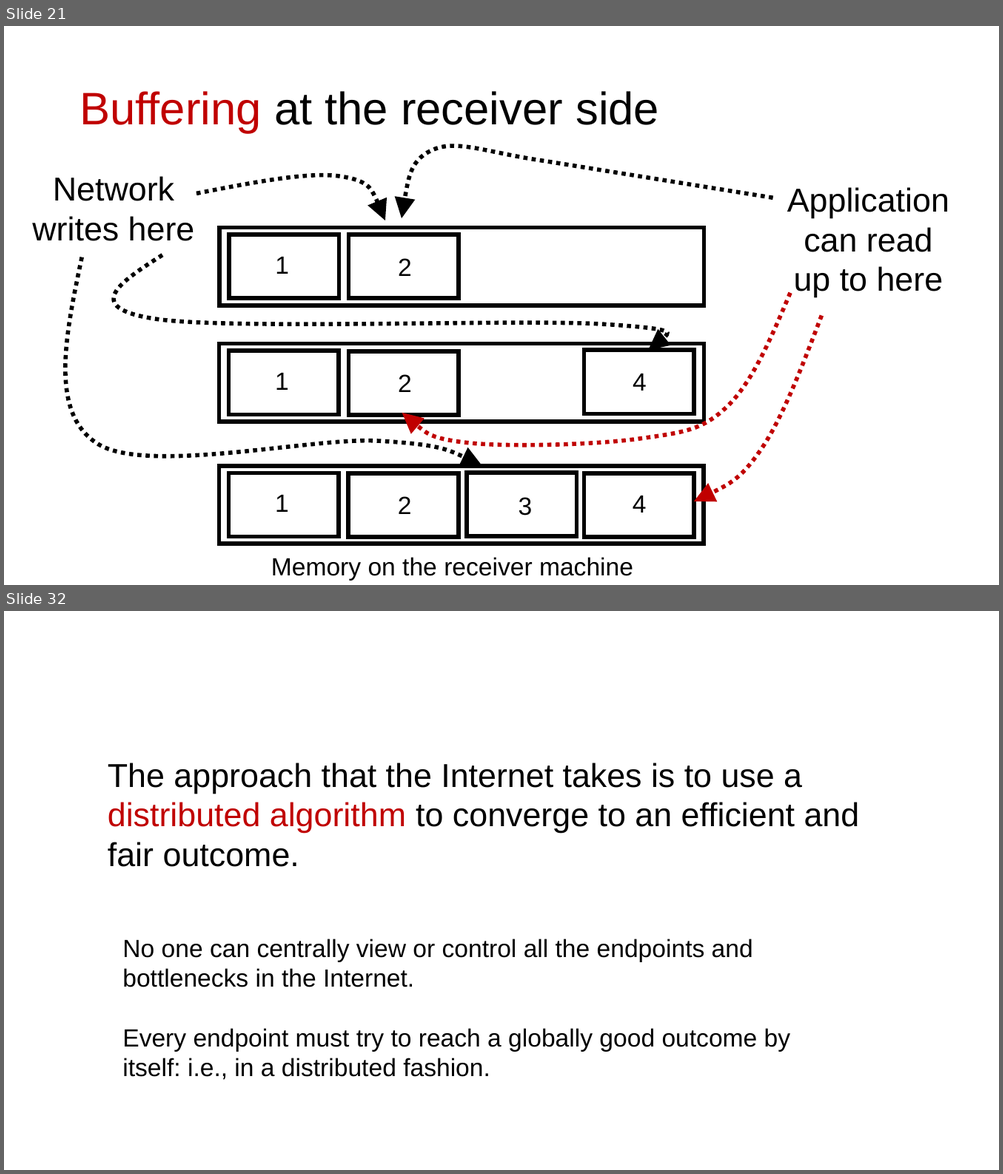
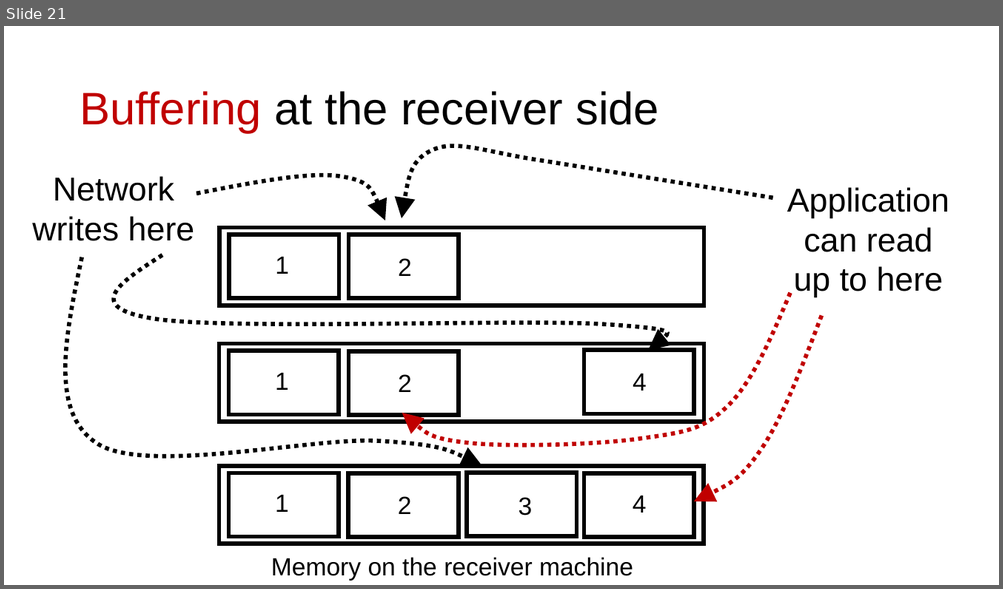
Before and after one commit to ngsrinivas/coursegen, a slide deck: ex/552-F19/lectures/05-transport.pptx. Shown one above the other, each under a label of ours: slides 21 and 32 before the commit, slide 21 after it; the slides between them are not shown. The pictures are 1003x1174 and 1003x589 pixels, drawn with LibreOffice and Linux fonts; fonts in the diff are those of the drawing. Boxes give left, top, right and bottom in pixels: in the first picture for what was removed or moved away, otherwise in the second. Text is boxed around its words. In the diff, an @@ line names an element or a change of style, - is before the commit and + after.

```diff
--- a/ex/552-F19/lectures/05-transport.pptx
+++ b/ex/552-F19/lectures/05-transport.pptx
@@ slide 32 removed at bbox=[4, 611, 999, 1170], background #FFFFFF @@
@@ text removed at bbox=[108, 763, 859, 867] @@
-The approach that the Internet takes is to use a distributed algorithm to converge to an efficient and fair outcome.
@@ text removed at bbox=[122, 939, 790, 1080] @@
-No one can centrally view or control all the endpoints and bottlenecks in the Internet.
-Every endpoint must try to reach a globally good outcome by itself: i.e., in a distributed fashion.
```
Also in this commit, not shown: 1 slide changed, 27 other slides removed, 3 other files.
